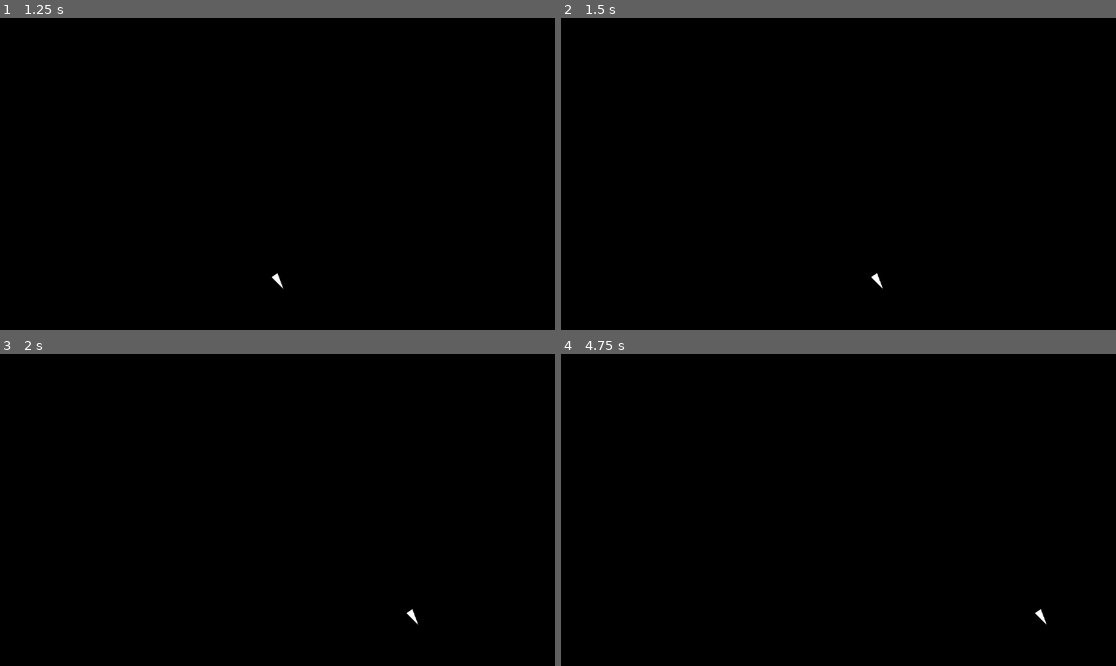
Above: before the commit, frames 1-4 (two rows, left to right).
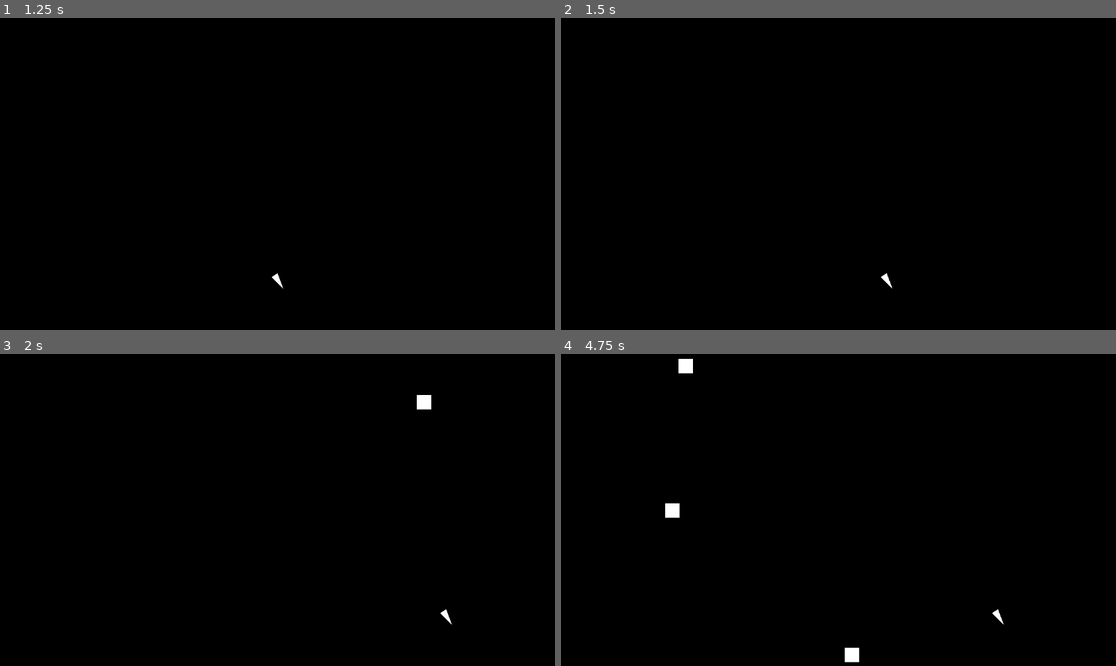
Above: after the commit, the same moments.

Repository: ksaicharan0047j-dot/Arcade_01
Game: Godot game, scene res://scenes/main_menu.tscn
Same seed, same stepped clock (60 frames per second), same inputs: the game is played once before the commit and once after it.
Inputs (mouse positions are in pixels of both pictures, inside the frame that each line leads up to):
- Up to frame 1 (1.25 s): click "START" at 0.5 s
- Up to frame 2 (1.5 s): tap Enter at 1.25 s; move the mouse to (960, 158) at 1.27 s; hold Right (ui_right) from 1.28 s (still down); tap Alt at 1.35 s; click (960, 158) at 1.42 s
- Up to frame 3 (2 s): keep holding Right (ui_right)
- Up to frame 4 (4.75 s): move the mouse to (727, 525) at 2.02 s; release Right (ui_right) at 2.03 s; hold Down 2.03-2.78 s; tap Shift at 2.1, 3.6 s; move the mouse to (894, 441) at 2.77 s; hold Right (ui_right) 2.78-3.53 s; tap Alt at 2.85, 4.35 s; move the mouse to (810, 572) at 3.52 s; hold Up 3.53-4.28 s; click (810, 572) at 3.67 s; move the mouse to (1005, 556) at 4.27 s; hold Left (ui_left) from 4.28 s (still down)

Frame 1 is identical in both runs. In frame 2, less than 0.1% of the frame differs, in the area x 55-60%, y 81-87%; in frame 3, 0.2%; in frame 4, 0.5%, in the area x 18-88%, y 1-99%.

Commit message:
added asteroids

Diff:
--- /dev/null
+++ b/scenes/asteroid.tscn
@@ -0,0 +1,12 @@
+[gd_scene format=3 uid="uid://p3t4fxunipq7"]
+
+[ext_resource type="Script" uid="uid://bowiuojlm52or" path="res://scripts/asteroid.gd" id="1_63rky"]
+
+[sub_resource type="RectangleShape2D" id="RectangleShape2D_w00xu"]
+size = Vector2(10, 10)
+
+[node name="Asteroid" type="Area2D" unique_id=570122986]
+script = ExtResource("1_63rky")
+
+[node name="CollisionShape2D" type="CollisionShape2D" parent="." unique_id=2057661376]
+shape = SubResource("RectangleShape2D_w00xu")
--- a/scenes/asteroid_void.tscn
+++ b/scenes/asteroid_void.tscn
@@ -14,3 +14,9 @@
 
 [node name="CollisionShape2D" type="CollisionShape2D" parent="Player" unique_id=1889984678]
 shape = SubResource("RectangleShape2D_doa1l")
+
+[node name="SpawnTimer" type="Timer" parent="." unique_id=310595212]
+process_callback = 0
+autostart = true
+
+[connection signal="timeout" from="SpawnTimer" to="." method="_on_spawn_timer_timeout"]
--- /dev/null
+++ b/scripts/asteroid.gd
@@ -0,0 +1,18 @@
+extends Area2D
+
+var speed := 300.0
+
+func _process(delta):
+	position.y += speed * delta
+
+	if position.y > 700:
+		queue_free()
+
+func _draw():
+	draw_rect(
+		Rect2(-15, -15, 30, 30),
+		Color.WHITE
+	)
+
+func _ready():
+	queue_redraw()
--- a/scripts/asteroid_void.gd
+++ b/scripts/asteroid_void.gd
@@ -1,4 +1,14 @@
 extends Node2D
+
+var asteroid_scene = preload("res://scenes/Asteroid.tscn")
 
 func _ready():
 	RenderingServer.set_default_clear_color(Color.BLACK)
+
+func _on_spawn_timer_timeout():
+
+	var asteroid = asteroid_scene.instantiate()
+
+	asteroid.position = Vector2(randf_range(20, 1130), -30)
+
+	add_child(asteroid)
--- a/scripts/player.gd
+++ b/scripts/player.gd
@@ -1,8 +1,9 @@
 extends CharacterBody2D
 
-const SPEED = 400
+const SPEED := 500.0
+const SCREEN_WIDTH := 1152.0
 
-func _physics_process(delta):
+func _physics_process(_delta):
 	velocity = Vector2.ZERO
 
 	if Input.is_action_pressed("ui_left"):
@@ -12,6 +13,7 @@
 		velocity.x += SPEED
 
 	move_and_slide()
+	global_position.x = clamp(global_position.x, 20, SCREEN_WIDTH - 20)
 
 func _draw():
 	draw_polygon([Vector2(0,-20), Vector2(-12, -12), Vector2(12, 12)],[Color.WHITE])
Not shown, added: scripts/asteroid.gd.uid
